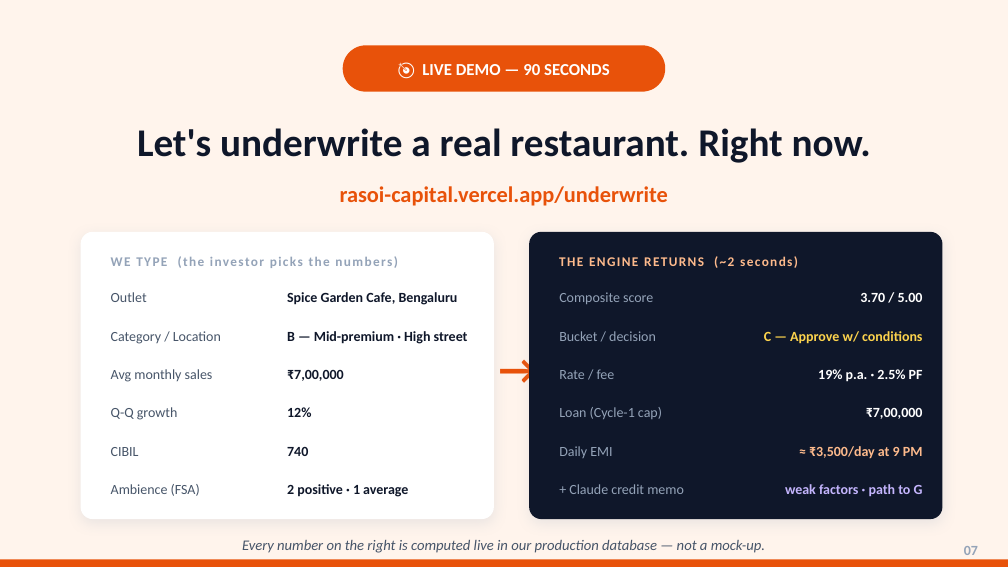
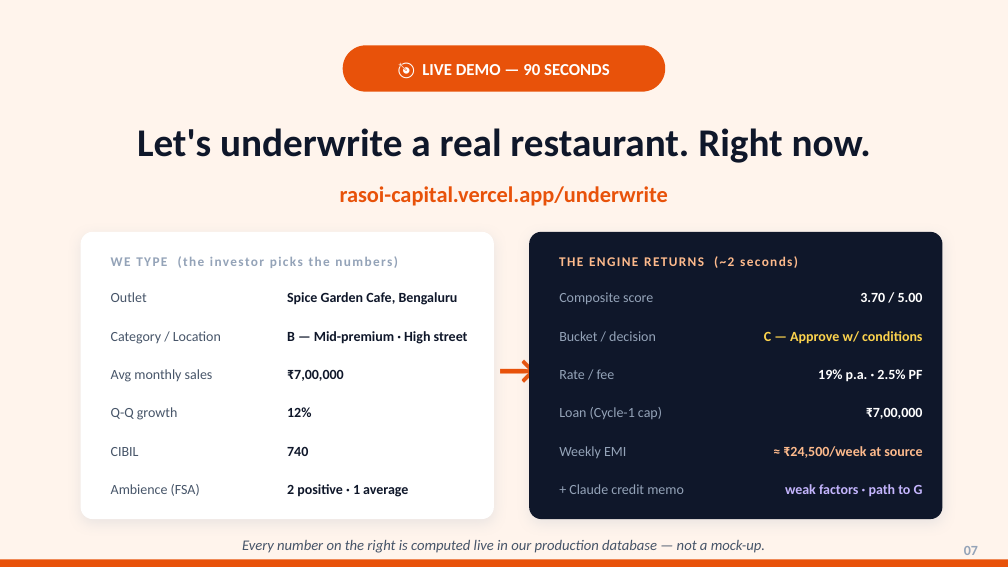
Before and after one commit to askgogo84/RasoiCapital, a slide deck: slide 7 of public/RasoiCapital_PitchDeck.pptx. Drawn at 1008x567 pixels with LibreOffice and Linux fonts; fonts in the diff are those of the drawing. Boxes give left, top, right and bottom in pixels: in the first picture for what was removed or moved away, otherwise in the second. Text is boxed around its words. In the diff, an @@ line names an element or a change of style, - is before the commit and + after.

Commit message:
deck: 60Cr ask + weekly-at-source collection (repo copy was the 18 Jul build)

```diff
--- a/public/RasoiCapital_PitchDeck.pptx
+++ b/public/RasoiCapital_PitchDeck.pptx
@@ text at [559,446,626,458]: text changed @@
-Daily EMI
+Weekly EMI
@@ text at [783,446,922,458]: text changed @@
-≈ ₹3,500/day at 9 PM
+≈ ₹24,500/week at source
```
Also in this commit, not shown: 4 other slides changed.
